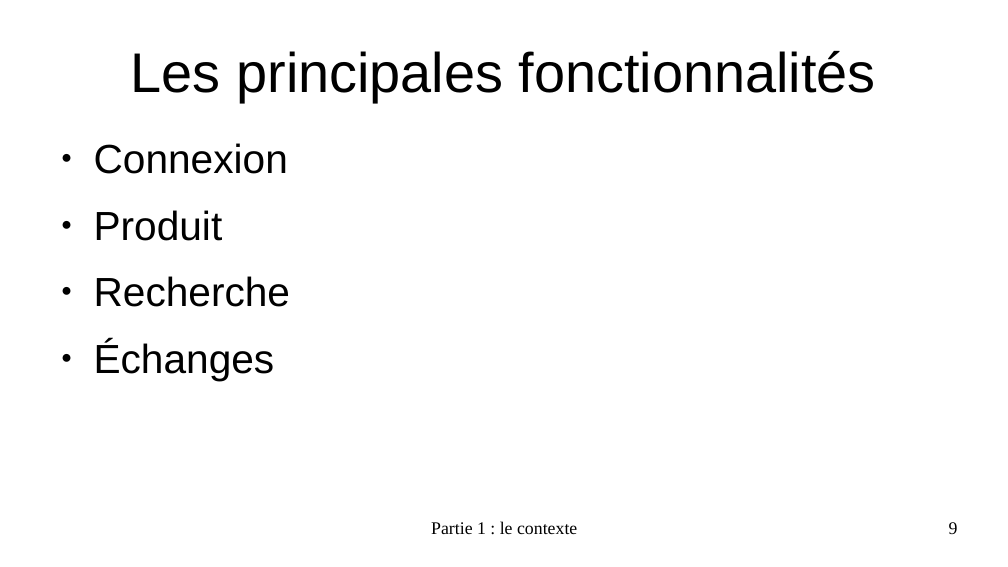
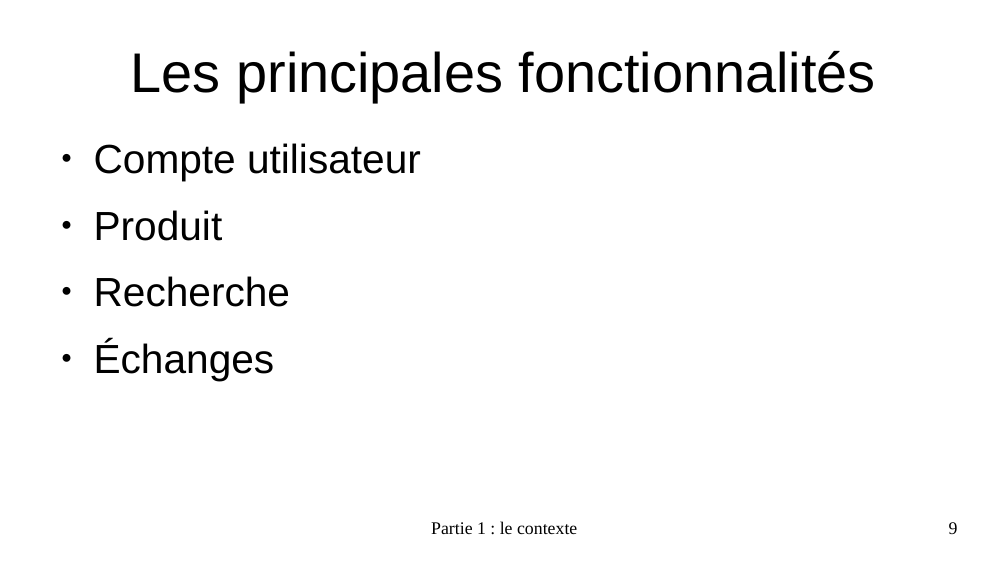
Before and after one commit to EmmaBroudic/Projet-Nooky, a slide deck: slide 9 of doc/Nooky4.odp. Drawn at 1008x567 pixels with LibreOffice and Linux fonts; fonts in the diff are those of the drawing. Boxes give left, top, right and bottom in pixels: in the first picture for what was removed or moved away, otherwise in the second. Text is boxed around its words. In the diff, an @@ line names an element or a change of style, - is before the commit and + after.

```diff
--- a/doc/Nooky4.odp
+++ b/doc/Nooky4.odp
@@ text at (94,143,421,181): text changed @@
-● Connexion
+● Compte utilisateur
```
Also in this commit, not shown: 4 other slides changed, 5 other files.
